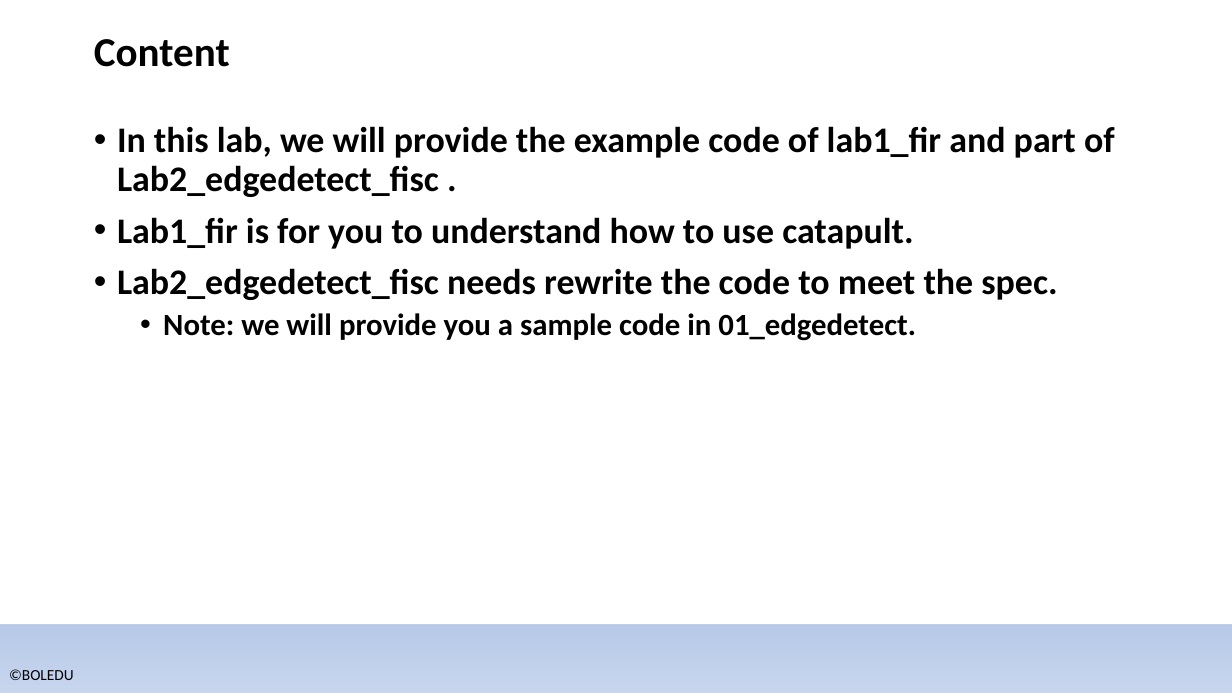
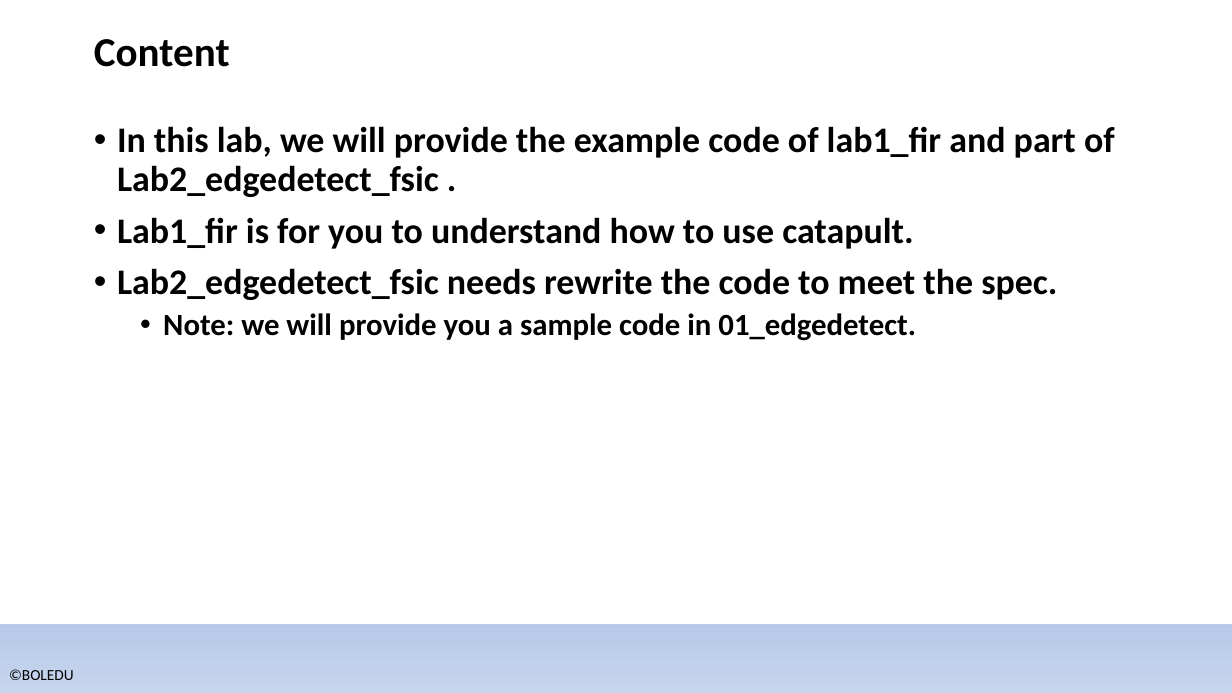
Before and after one commit to bol-edu/caravel-soc_fpga-lab, a slide deck: slide 4 of catapult_hls/lab_catapult_workbook.pptx. Drawn at 1232x693 pixels with LibreOffice and Linux fonts; fonts in the diff are those of the drawing; background and template pictures are left out. Boxes give left, top, right and bottom in pixels: in the first picture for what was removed or moved away, otherwise in the second. Text is boxed around its words. In the diff, an @@ line names an element or a change of style, - is before the commit and + after.

```diff
--- a/catapult_hls/lab_catapult_workbook.pptx
+++ b/catapult_hls/lab_catapult_workbook.pptx
@@ text at bbox=[117, 126, 1115, 197]: text changed @@
-• In this lab, we will provide the example code of lab1_fir and part of Lab2_edgedetect_fisc .
+• In this lab, we will provide the example code of lab1_fir and part of Lab2_edgedetect_fsic .
@@ text at bbox=[117, 268, 1057, 300]: text changed @@
-• Lab2_edgedetect_fisc needs rewrite the code to meet the spec.
+• Lab2_edgedetect_fsic needs rewrite the code to meet the spec.
```
Also in this commit, not shown: 3 other slides changed, 1 slide added.
